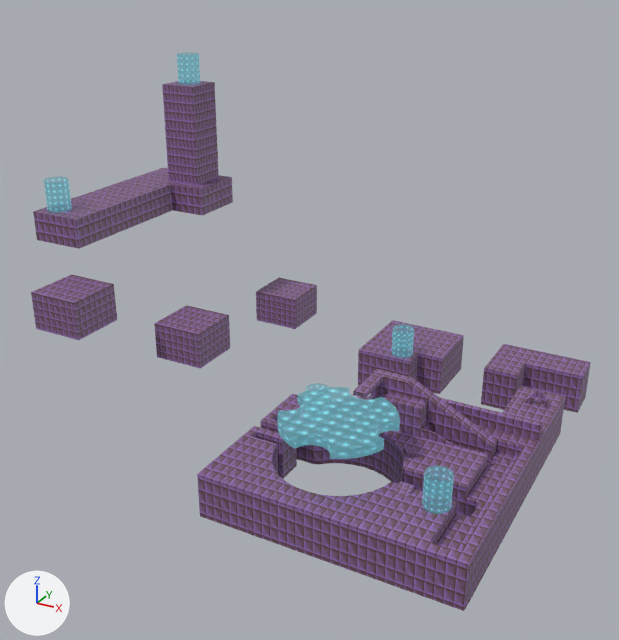
The Blender file blender/killer.blend: old version first, new version second.
Before and after are seen from a 50 mm lens placed at (68.0, -216.0, 174.0), pointed at (-84.0, 59.0, 36.0). Every picture has the same lights, and +X, +Y and +Z are marked at lower left.

The first picture shows 'Cube-col', 'Cube-col.001', 'Cube-col.002', 'Cube-col.003', 'Cube-col.004', 'Cube-col.005', 'cube-col', 'lamp-col', 'lamp-col.001', 'lamp-col.002', 'lamp-col.003', 'lamp-col.004', 'level-col', 'platform-col'.
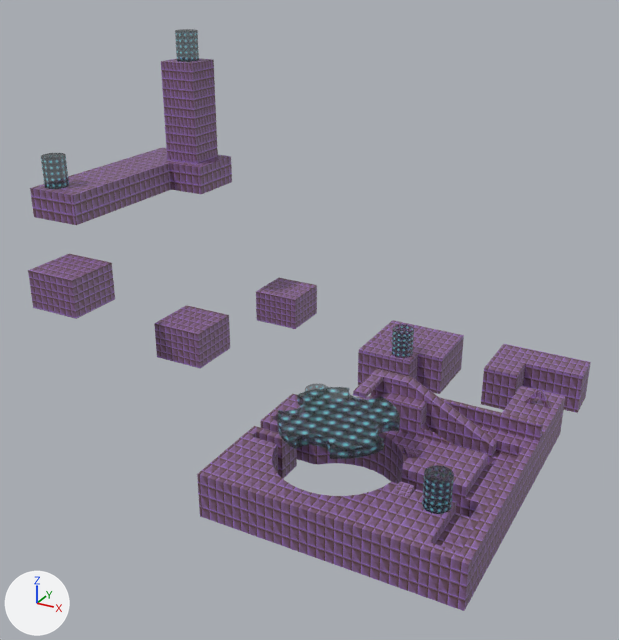
The change, as a list of edits to the scene's bpy script:
```text
Change mat_material_002:
    remove mat_material_002.emission_color = (0.086, 0.284, 0.338)  # cyan #53919d
    remove mat_material_002.emission_strength = 1.0
Change me_cube_001:
    where me_cube_001.from_pydata(...)  # 179 vertices, 120 faces, 1 loose edge; spans x -37.5..62.5, y -59.4..60.7, z -14.5..21.5
    used by ob_level_col; location = (-53.1, 48.9, -1.0)
    me_cube_001 part 1: texture (UV) coordinates of 112 of 120 faces, centred in x -37.5..62.5, y -59.4..60.7, z -14.5..21.5, changed; they spanned u -4.71..7.29, v -4.71..7.29 and now span u -4.85..7.16, v -4.5..7.5
Change me_cylinder_002:
    where me_cylinder_002.from_pydata(...)  # 64 vertices, 34 faces; spans x -3.24..6.39, y -6.12..3.5, z -5.0..7.49
    used by ob_lamp_col_001; location = (-11.3, 14.2, 7.5)
    remove me_cylinder_002.materials.append(mat_material_008)  # white #e7e7e7
    me_cylinder_002 part 2: 1 kept faces spanning x -3.24..6.39, y -6.12..3.5, z 7.49 get new texture (UV) coordinates
    me_cylinder_002 part 3: 32 faces spanning x -3.24..6.39, y -6.12..3.5, z -5.0..7.49 switch from mat_material_007 (picture img_freeze_png_001) to mat_material_002 (picture img_freeze_png)
Change ob_cube_col_002:
    ob_cube_col_002.location: (-49.1, 127.6, 68.5) -> (-49.1, 127.6, 78.2)
Change ob_cube_col_005:
    ob_cube_col_005.location: (-159.5, 9.1, 45.5) -> (-159.5, 9.1, 54.3)
Change ob_lamp_col_003:
    ob_lamp_col_003.location: (-188.2, 35.1, 79.2) -> (-188.2, 35.1, 88.9)
Change ob_cube_col_1:
    ob_cube_col_1.location: (-167.5, 100.6, 74.2) -> (-167.5, 100.6, 83.9)
Change ob_lamp_col_004:
    ob_lamp_col_004.location: (-169.1, 102.6, 122.3) -> (-169.1, 102.4, 132.1)
```

Where the change shows, as pixel boxes [x1, y1, x2, y2] in the pictures (619 x 640 px):
'Cube-col.002', moved
    before: [33, 167, 233, 249]
    after: [30, 147, 232, 225]
'cube-col', moved
    before: [162, 81, 219, 185]
    after: [161, 59, 218, 164]
'platform-col', recoloured, surface changed
    both: [277, 387, 400, 459]
'Cube-col.005', moved
    before: [31, 274, 117, 340]
    after: [28, 254, 115, 319]
'lamp-col.003', recoloured, surface changed, moved (cyan to blue)
    before: [44, 176, 72, 213]
    after: [41, 153, 69, 189]
'lamp-col.001', recoloured, surface changed
    both: [422, 465, 454, 514]
'lamp-col.004', recoloured, surface changed, moved
    before: [177, 52, 200, 85]
    after: [175, 29, 199, 62]
'lamp-col.002', recoloured, surface changed
    both: [392, 324, 414, 358]
'lamp-col', recoloured, surface changed
    both: [305, 383, 328, 392]
part 1 of me_cube_001, surface changed
    both: [197, 369, 565, 611]
part 2 of me_cylinder_002, surface changed
    both: [424, 465, 454, 482]
part 3 of me_cylinder_002, recoloured (cyan to blue)
    both: [422, 474, 454, 514]
